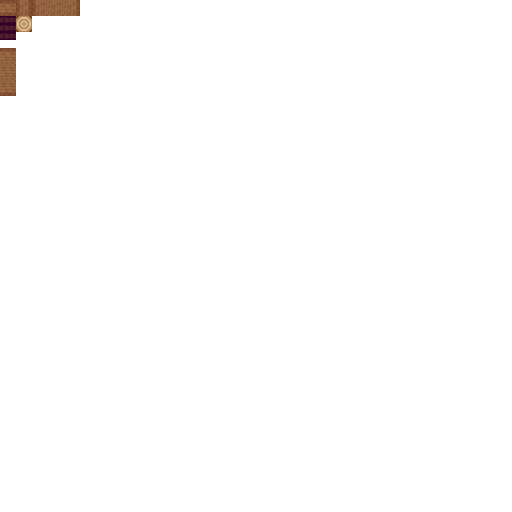
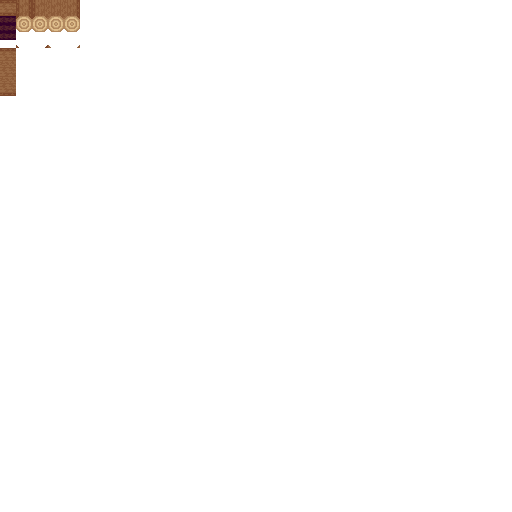
Before/after of a 512x512 layered artwork. What changed in the layer stack:
pixels changed over [16, 16, 80, 48] (layer not identified)
